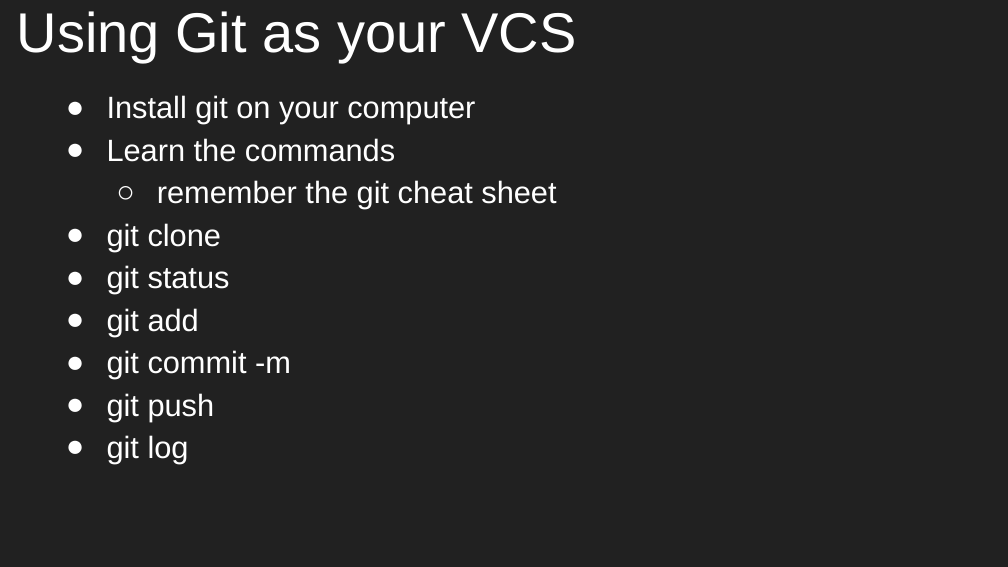
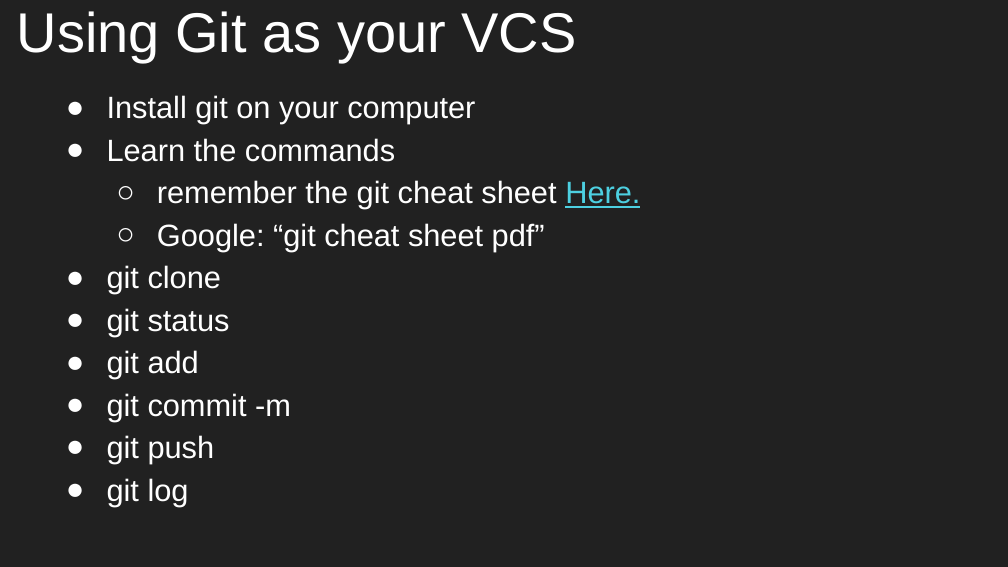
Before and after one commit to aleesham/lc101-unit2, a slide deck: slide 13 of slides/Unit 2 - LC 101 - Class 1.pptx (slide 9 before the commit). Drawn at 1008x567 pixels with LibreOffice and Linux fonts; fonts in the diff are those of the drawing. Boxes give left, top, right and bottom in pixels: in the first picture for what was removed or moved away, otherwise in the second. Text is boxed around its words. In the diff, an @@ line names an element or a change of style, - is before the commit and + after.

```diff
--- a/slides/Unit 2 - LC 101 - Class 1.pptx
+++ b/slides/Unit 2 - LC 101 - Class 1.pptx
@@ text at (157,180,640,251): text changed @@
-  ○ remember the git cheat sheet
+  ○ remember the git cheat sheet Here.
+  ○ Google: “git cheat sheet pdf”
```
Also in this commit, not shown: 4 slides added, 1 other file.
